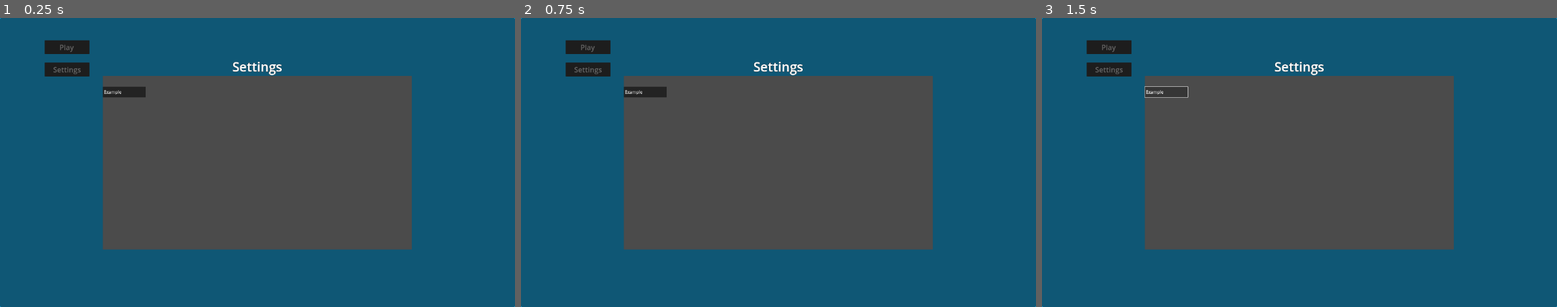
Above: before the commit, frames 1-3 (left to right).
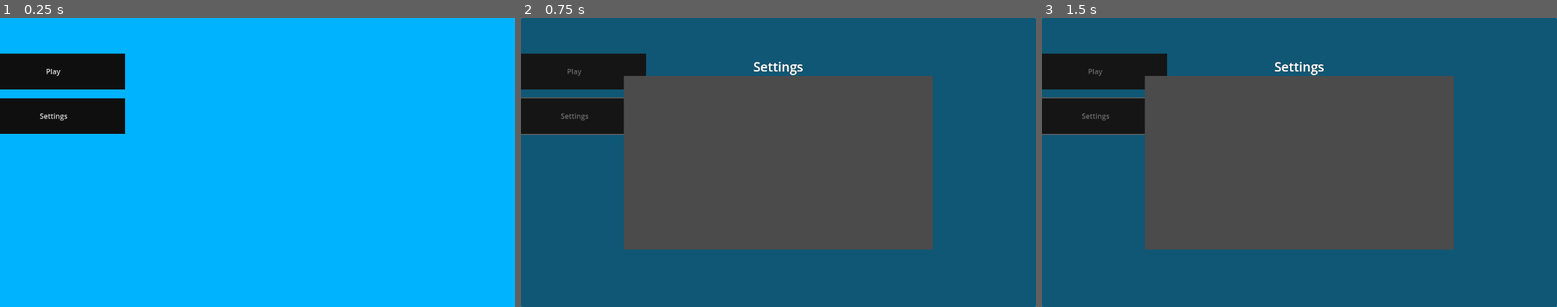
Above: after the commit, the same moments.

Repository: raviv-david/Your-mom
Game: Godot game, scene res://scenes/mainMenu.tscn
Two runs of this game, one before a commit and one after it. Both use one fixed random seed, a clock stepped at 60 frames per second and the inputs below.
Inputs (mouse positions are in pixels of both pictures, inside the frame that each line leads up to):
- Up to frame 1 (0.25 s): no input
- Up to frame 2 (0.75 s): click "Settings" at 0.5 s
- Up to frame 3 (1.5 s): click (1165, 93) at 1.25 s, where only the run before the commit has a clickable "Example"

The runs differ from the first frame. In frame 1, 100% of the frame differs, in the area x 0-100%, y 0-100%; in frame 2, 5.8%; in frame 3, 5.6%.

Commit message:
added cool sliding buttons

Diff:
--- /dev/null
+++ b/moses/scenes/button.tscn
@@ -0,0 +1,19 @@
+[gd_scene load_steps=2 format=3 uid="uid://dqbu616wt2hs1"]
+
+[ext_resource type="Script" path="res://scripts/MenuButtons.gd" id="1_s0ubp"]
+
+[node name="Button" type="Button"]
+offset_right = 320.0
+offset_bottom = 80.0
+script = ExtResource("1_s0ubp")
+
+[node name="ColorRect" type="ColorRect" parent="."]
+show_behind_parent = true
+layout_mode = 1
+anchors_preset = 15
+anchor_right = 1.0
+anchor_bottom = 1.0
+grow_horizontal = 2
+grow_vertical = 2
+mouse_filter = 2
+color = Color(0, 0, 0, 1)
--- a/moses/scenes/mainMenu.tscn
+++ b/moses/scenes/mainMenu.tscn
@@ -1,8 +1,6 @@
-[gd_scene load_steps=5 format=3 uid="uid://dc0y5j6n4swwg"]
+[gd_scene load_steps=3 format=3 uid="uid://dc0y5j6n4swwg"]
 
-[ext_resource type="Script" path="res://scripts/Button.gd" id="1_2rtgm"]
-[ext_resource type="Script" path="res://scripts/SIze.gd" id="1_dsjkr"]
-[ext_resource type="Script" path="res://scripts/MenuButtons.gd" id="1_tw4fp"]
+[ext_resource type="PackedScene" uid="uid://dqbu616wt2hs1" path="res://scenes/button.tscn" id="1_5ofpj"]
 
 [sub_resource type="LabelSettings" id="LabelSettings_q3rge"]
 font_size = 48
@@ -19,7 +17,7 @@
 metadata/_edit_lock_ = true
 
 [node name="Background" type="ColorRect" parent="."]
-z_index = -1
+show_behind_parent = true
 layout_mode = 1
 anchors_preset = 15
 anchor_right = 1.0
@@ -32,48 +30,27 @@
 [node name="MainMenu" type="Control" parent="."]
 anchors_preset = 0
 
-[node name="SettingsColor" type="ColorRect" parent="MainMenu"]
+[node name="PlayButton" parent="MainMenu" instance=ExtResource("1_5ofpj")]
 layout_mode = 0
-offset_left = 100.0
-offset_top = 100.0
-offset_right = 200.0
-offset_bottom = 131.0
-color = Color(0.197937, 0.197937, 0.197937, 1)
-script = ExtResource("1_dsjkr")
+offset_left = -40.0
+offset_top = 80.0
+offset_right = 280.0
+offset_bottom = 160.0
+text = "Play"
+load_scene = "res://scenes/testMap.tscn"
 
-[node name="SettingsButton" type="Button" parent="MainMenu/SettingsColor" node_paths=PackedStringArray("path")]
-custom_minimum_size = Vector2(100, 0)
-layout_mode = 1
-anchors_preset = 15
-anchor_right = 1.0
-anchor_bottom = 1.0
-grow_horizontal = 2
-grow_vertical = 2
-text = "Settings
-"
-script = ExtResource("1_tw4fp")
-path = NodePath("../../../Panel")
+[node name="SettingsButton" parent="MainMenu" node_paths=PackedStringArray("show_on_click") instance=ExtResource("1_5ofpj")]
+layout_mode = 0
+offset_left = -40.0
+offset_top = 180.0
+offset_right = 280.0
+offset_bottom = 260.0
+text = "Settings"
+action = 1
+show_on_click = NodePath("../../SettingsPanel")
 
-[node name="PlayColor" type="ColorRect" parent="MainMenu"]
-layout_mode = 0
-offset_left = 100.0
-offset_top = 50.0
-offset_right = 200.0
-offset_bottom = 81.0
-color = Color(0.197937, 0.197937, 0.197937, 1)
-
-[node name="PlayButton" type="Button" parent="MainMenu/PlayColor"]
-custom_minimum_size = Vector2(100, 0)
-layout_mode = 1
-anchors_preset = 15
-anchor_right = 1.0
-anchor_bottom = 1.0
-grow_horizontal = 2
-grow_vertical = 2
-text = "Play"
-script = ExtResource("1_2rtgm")
-
-[node name="Panel" type="Panel" parent="."]
+[node name="SettingsPanel" type="Panel" parent="."]
+visible = false
 layout_mode = 1
 anchors_preset = 15
 anchor_right = 1.0
@@ -81,7 +58,7 @@
 grow_horizontal = 2
 grow_vertical = 2
 
-[node name="ColorRect" type="ColorRect" parent="Panel"]
+[node name="ColorRect" type="ColorRect" parent="SettingsPanel"]
 layout_mode = 1
 anchors_preset = 15
 anchor_right = 1.0
@@ -92,7 +69,7 @@
 pivot_offset = Vector2(574, 324)
 color = Color(0.295867, 0.295866, 0.295866, 1)
 
-[node name="Label" type="Label" parent="Panel/ColorRect"]
+[node name="Label" type="Label" parent="SettingsPanel/ColorRect"]
 layout_mode = 1
 anchors_preset = -1
 anchor_top = -0.16
@@ -103,27 +80,10 @@
 horizontal_alignment = 1
 vertical_alignment = 2
 
-[node name="Buttons" type="Control" parent="Panel/ColorRect"]
+[node name="Buttons" type="Control" parent="SettingsPanel/ColorRect"]
 layout_mode = 1
 anchors_preset = 15
 anchor_right = 1.0
 anchor_bottom = 1.0
 grow_horizontal = 2
 grow_vertical = 2
-
-[node name="ButtonColor" type="ColorRect" parent="Panel/ColorRect/Buttons"]
-layout_mode = 0
-offset_top = 40.0
-offset_right = 160.0
-offset_bottom = 80.0
-color = Color(0.194349, 0.194349, 0.194349, 1)
-
-[node name="Button" type="Button" parent="Panel/ColorRect/Buttons/ButtonColor"]
-layout_mode = 1
-anchors_preset = 15
-anchor_right = 1.0
-anchor_bottom = 1.0
-grow_horizontal = 2
-grow_vertical = 2
-text = "Example"
-alignment = 0
--- a/moses/scripts/Button.gd
+++ /dev/null
@@ -1,9 +0,0 @@
-extends Button
-
-
-var testMap = "res://scenes/testMap.tscn"
-
-
-func _process(delta):
-	if button_pressed:
-		get_tree().change_scene_to_file(testMap)
--- a/moses/scripts/LoserplayerMovement.gd
+++ /dev/null
@@ -1,56 +0,0 @@
-extends CharacterBody2D
-
-var MAX_VELOCITY = 9
-
-var SLOWING_SPEED = 1.09
-
-var acceleration = 8
-var speed = 0
-
-func _ready():
-	pass # Replace with function body.
-
-func _process(delta):
-	# processes player movement input
-	var keyPressed = processKeyPress(delta)
-
-	# slows the player down if hes not trying to move
-	if (!keyPressed[0]):
-		slowDown()
-
-	position.x += speed
-
-	# causes the player to slow down quicker if he's pressing the button opposite to the current movement
-	if (keyPressed[0]):
-		if ((keyPressed[1] == 'd' && speed < -0.1) or (keyPressed[1] == 'a' && speed > 0.1)):
-			slowDown(1.25)
-
-
-func processKeyPress(delta):
-	var oldVelocity = speed
-	var key = ''
-	if Input.is_action_pressed("dKeyPress"):
-		if 0 < speed and speed < 130:
-			speed = 130
-		scale.x = 1
-		key = 'd'
-		speed += acceleration * delta
-		print("key = d")
-
-	if Input.is_action_pressed("aKeyPress"):
-		if -130 < speed and speed < 0:
-			speed = -130
-		scale.x = -1
-		key = 'a'
-		speed -= acceleration * delta
-		print("key = a")
-
-	speed = clamp(speed, -1 * MAX_VELOCITY, MAX_VELOCITY)
-
-	return [oldVelocity != speed, key]
-
-func slowDown(multiplier = 1):
-	speed /= SLOWING_SPEED * multiplier
-	if (-0.2 < speed && speed < 0.2):
-		speed = 0
-	print("slowDown")
--- a/moses/scripts/MenuButtons.gd
+++ b/moses/scripts/MenuButtons.gd
@@ -1,14 +1,34 @@
 extends Button
 
-@export var path : Node
 
+enum Actions {next_scene = 0, show_pannel = 1}
+
+@export var action : Actions
+
+@export var show_on_click : Node = null
+@export_file() var load_scene
+
+@export var slide_by = 40
+@export var sliding_speed = 4
+
+var STARTING_POS
+var ENDING_POS
 
 # Called when the node enters the scene tree for the first time.
 func _ready():
-	pass # Replace with function body.
+	STARTING_POS = position.x
+	ENDING_POS = STARTING_POS + slide_by
 
 
 # Called every frame. 'delta' is the elapsed time since the previous frame.
 func _process(delta):
 	if button_pressed:
-		path.visible = true
+		match action:
+			0:
+				get_tree().change_scene_to_file(load_scene)
+			1:
+				show_on_click.visible = true
+	if is_hovered():
+		position.x = move_toward(position.x, ENDING_POS, sliding_speed)
+	else:
+		position.x = move_toward(position.x, STARTING_POS, sliding_speed)
--- a/moses/scripts/playerMovement.gd
+++ b/moses/scripts/playerMovement.gd
@@ -40,10 +40,8 @@
 		else:
 			if(velocity.x > 0 && direction < 0):
 				velocity.x = move_toward(velocity.x, 0, SPEED/100)
-				print("Slowing down1")
 			elif(velocity.x < 0 && direction > 0):
-				#velocity.x = move_toward(velocity.x, 0, SPEED/100)
-				print("Slowing down2")
+				velocity.x = move_toward(velocity.x, 0, SPEED/100)
 			velocity.x += (direction * SPEED) * delta
 		velocity.x = clamp(velocity.x, -MAX_SPEED, MAX_SPEED)
 
